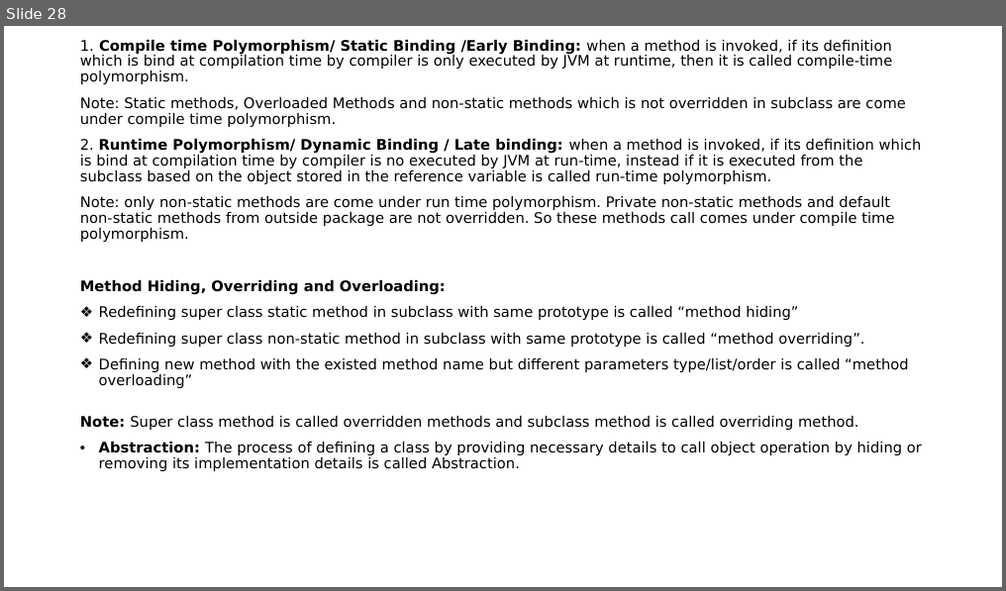
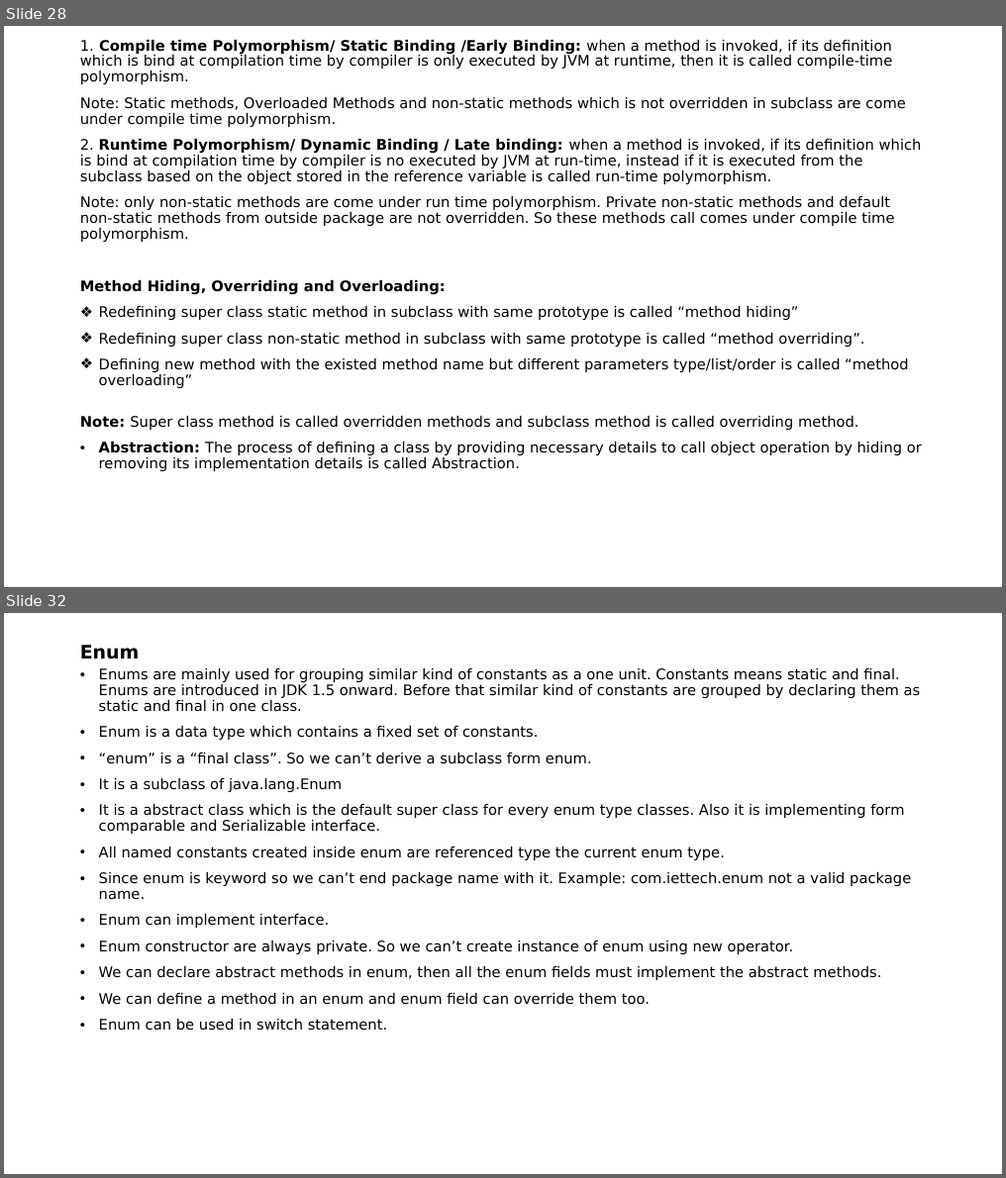
Before and after one commit to indrajeetydv/FSWDT, a slide deck: CoreJavaNotes.pptx. Shown one above the other, each under a label of ours: slide 28 before the commit, slides 28 and 32 after it; the slides between them are not shown. The pictures are 1006x591 and 1006x1178 pixels, drawn with LibreOffice and Linux fonts; fonts in the diff are those of the drawing. Boxes give left, top, right and bottom in pixels: in the first picture for what was removed or moved away, otherwise in the second. Text is boxed around its words. In the diff, an @@ line names an element or a change of style, - is before the commit and + after.

Commit message:
Abstract Methods,Interface and Enum

```diff
--- a/CoreJavaNotes.pptx
+++ b/CoreJavaNotes.pptx
@@ slide 32 added at (x1=4, y1=613, x2=1002, y2=1174), background #FFFFFF @@
@@ title added at (x1=80, y1=645, x2=139, y2=660), 18 pt, text #000000, bold @@
+Enum
@@ text added at (x1=99, y1=667, x2=921, y2=1031), 14 pt, text #000000 @@
+• Enums are mainly used for grouping similar kind of constants as a one unit. Constants means static and final. Enums are introduced in JDK 1.5 onward. Before that similar kind of constants are grouped by declaring them as static and final in one class.
+• Enum is a data type which contains a fixed set of constants.
+• “enum” is a “final class”. So we can’t derive a subclass form enum.
+• It is a subclass of java.lang.Enum
+• It is a abstract class which is the default super class for every enum type classes. Also it is implementing form comparable and Serializable interface.
+• All named constants created inside enum are referenced type the current enum type.
+• Since enum is keyword so we can’t end package name with it. Example: com.iettech.enum not a valid package name.
+• Enum can implement interface.
+• Enum constructor are always private. So we can’t create instance of enum using new operator.
+• We can declare abstract methods in enum, then all the enum fields must implement the abstract methods.
+• We can define a method in an enum and enum field can override them too.
+• Enum can be used in switch statement.
```
Also in this commit, not shown: 1 slide changed, 2 other slides added.
